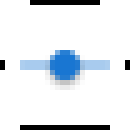
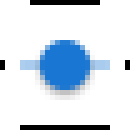
Comparing the layer stacks of the two 130x130 images. Changes:
painted on "Cursor" (2nd of 2, in "Colored") over [left=40, top=40, right=90, bottom=90]
